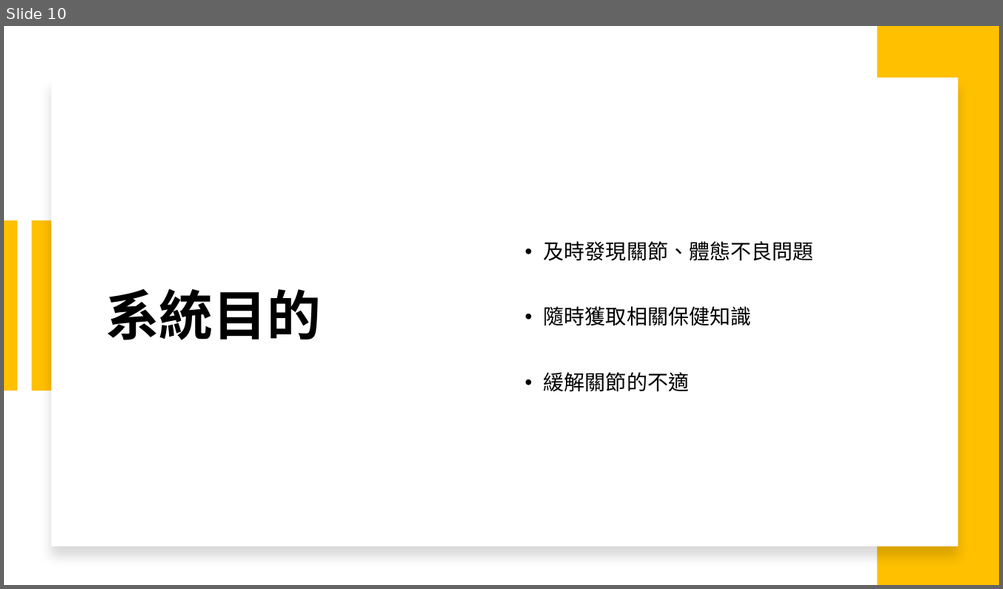
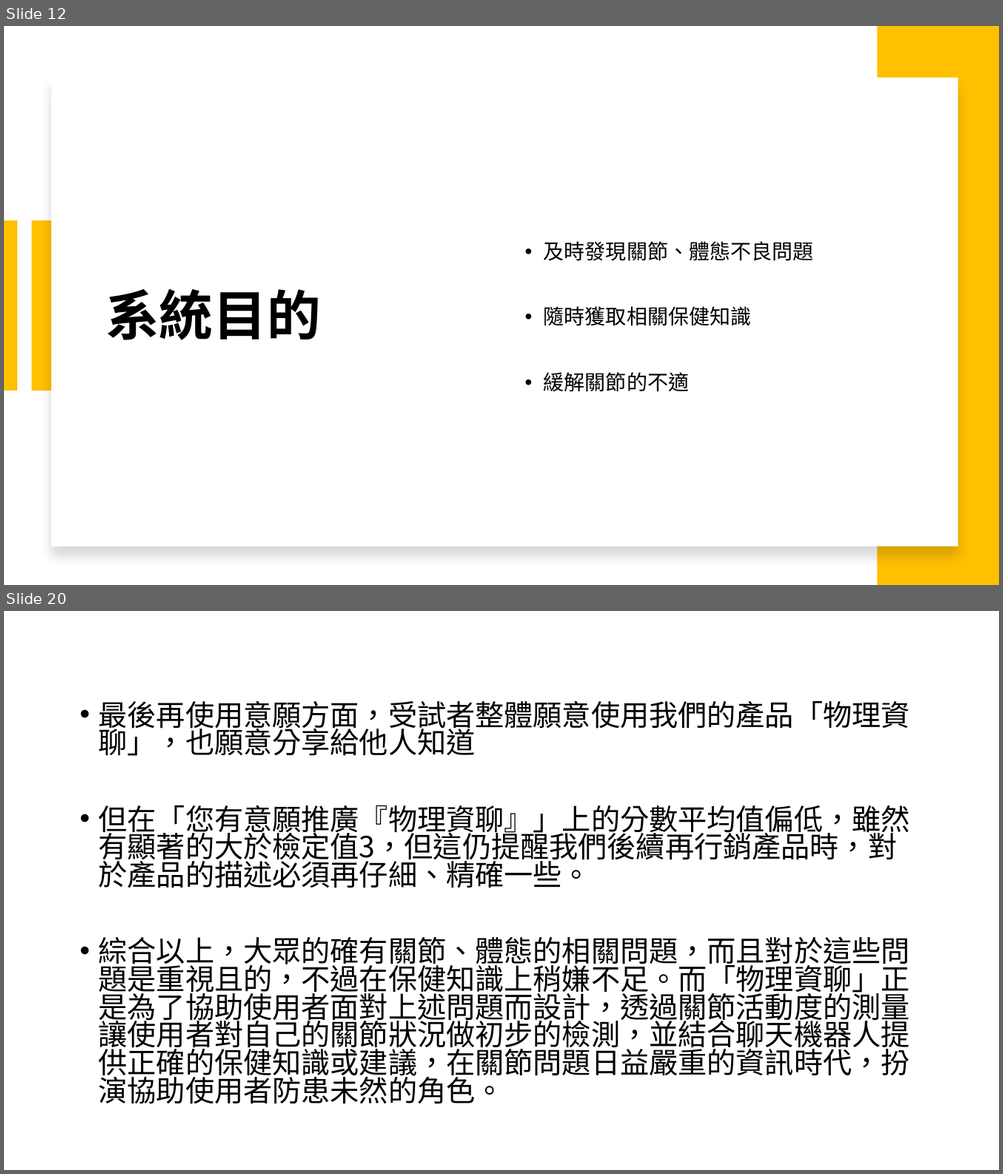
Before and after one commit to michaelchen1225/-, a slide deck: 企研/企研報告.pptx. Shown one above the other, each under a label of ours: slide 10 before the commit, slides 12 and 20 after it; the slides between them are not shown. The pictures are 1003x589 and 1003x1174 pixels, drawn with LibreOffice and Linux fonts; fonts in the diff are those of the drawing. Boxes give left, top, right and bottom in pixels: in the first picture for what was removed or moved away, otherwise in the second. Text is boxed around its words. In the diff, an @@ line names an element or a change of style, - is before the commit and + after.

```diff
--- a/企研/企研報告.pptx
+++ b/企研/企研報告.pptx
@@ slide 20 added at (x1=4, y1=611, x2=999, y2=1170), background #FFFFFF @@
@@ text added at (x1=99, y1=701, x2=910, y2=1105), 28 pt, text #000000 @@
+• 最後再使用意願方面，受試者整體願意使用我們的產品「物理資聊」，也願意分享給他人知道
+• 但在「您有意願推廣『物理資聊』」上的分數平均值偏低，雖然有顯著的大於檢定值3，但這仍提醒我們後續再行銷產品時，對於產品的描述必須再仔細、精確一些。
+• 綜合以上，大眾的確有關節、體態的相關問題，而且對於這些問題是重視且的，不過在保健知識上稍嫌不足。而「物理資聊」正是為了協助使用者面對上述問題而設計，透過關節活動度的測量讓使用者對自己的關節狀況做初步的檢測，並結合聊天機器人提供正確的保健知識或建議，在關節問題日益嚴重的資訊時代，扮演協助使用者防患未然的角色。
@@ what was slide 10 is now slide 12 @@
```
Also in this commit, not shown: 8 slides changed, 10 other slides added, 6 slides removed, 8 other files.
